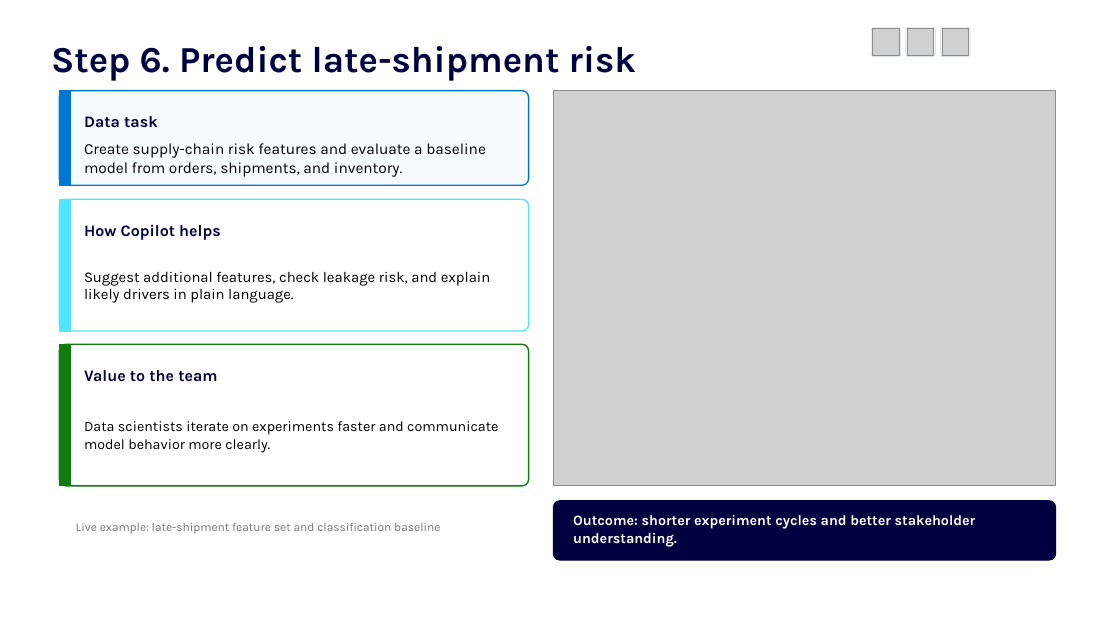
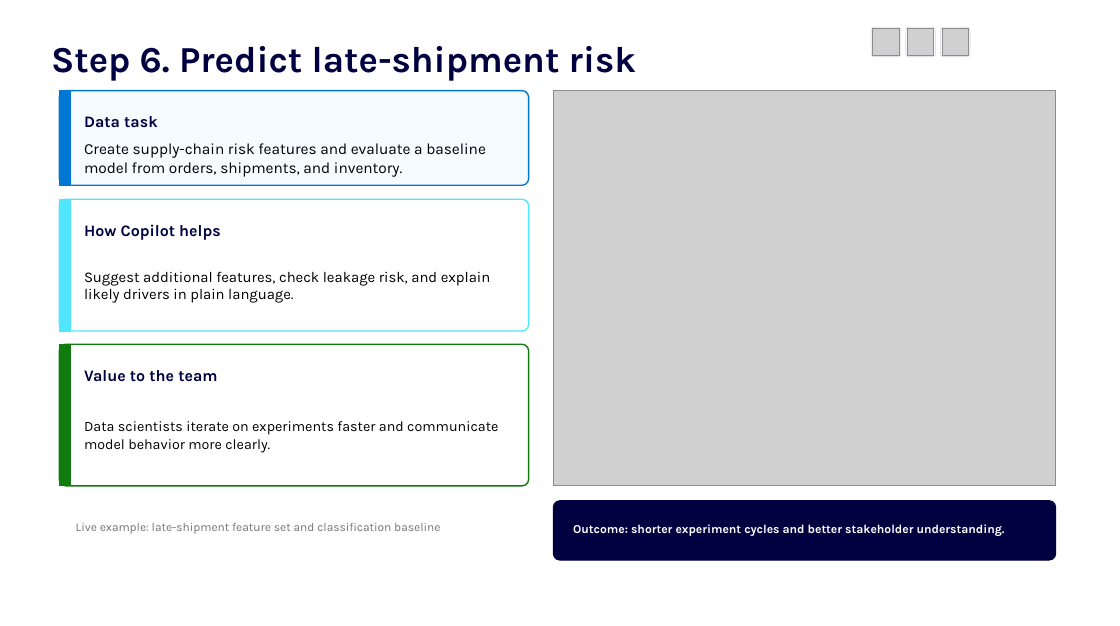
Before and after one commit to jordanbean-msft/github-copilot-for-data-professionals, a slide deck: slide 10 of deck/github-copilot-for-data-professionals.pptx. Drawn at 1120x626 pixels with LibreOffice and Linux fonts; fonts in the diff are those of the drawing; grey boxes stand for pictures; background and template pictures are left out. Boxes give left, top, right and bottom in pixels: in the first picture for what was removed or moved away, otherwise in the second. Text is boxed around its words. In the diff, an @@ line names an element or a change of style, - is before the commit and + after.

```diff
--- a/deck/github-copilot-for-data-professionals.pptx
+++ b/deck/github-copilot-for-data-professionals.pptx
@@ text "Outcome: shorter experiment cycles and ..." at (573, 524, 1005, 536): size 12.5 to 10.6 pt @@
```
Also in this commit, not shown: 5 other slides changed, 1 slide added, 1 slide removed, 7 other files.
